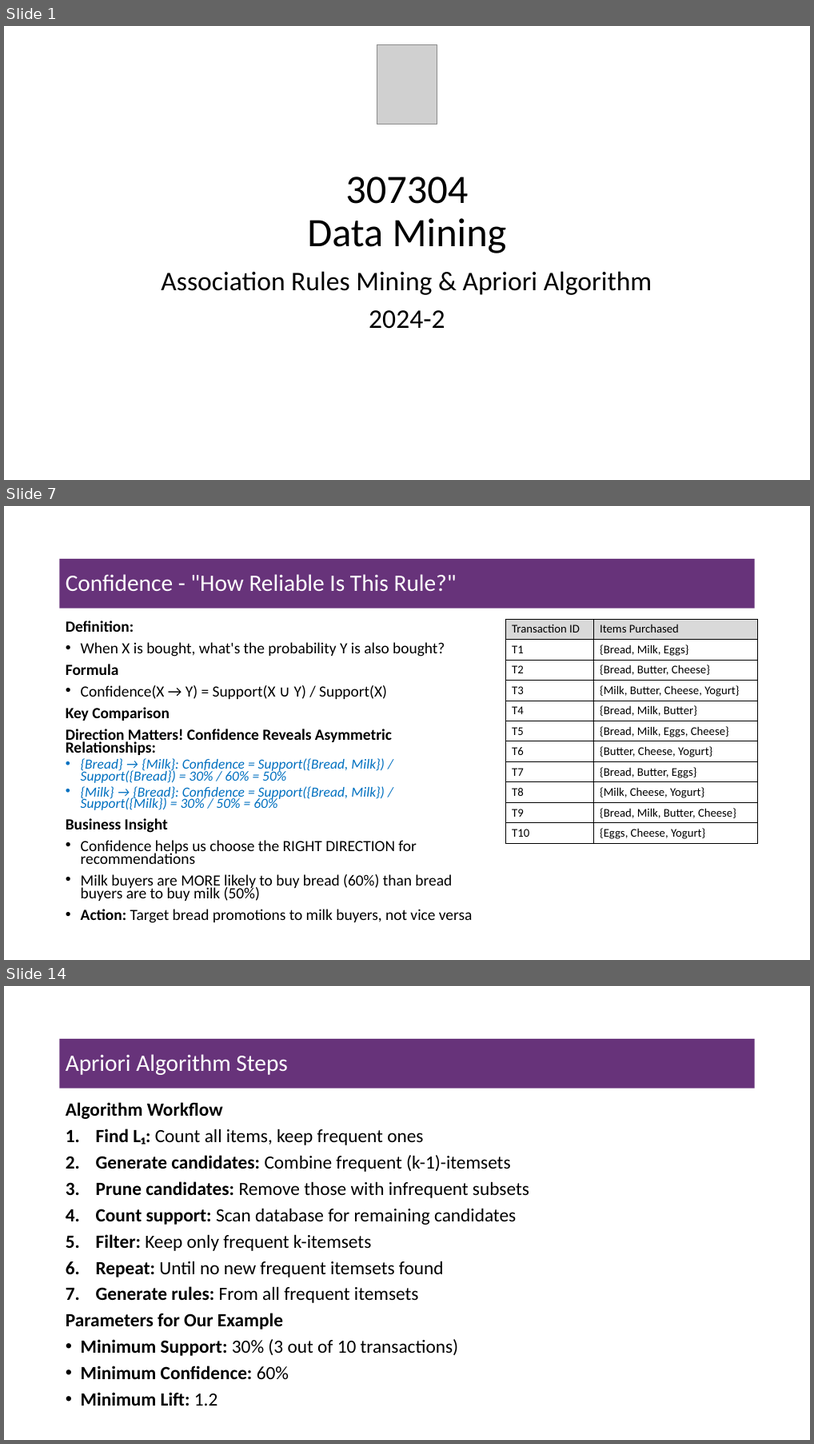
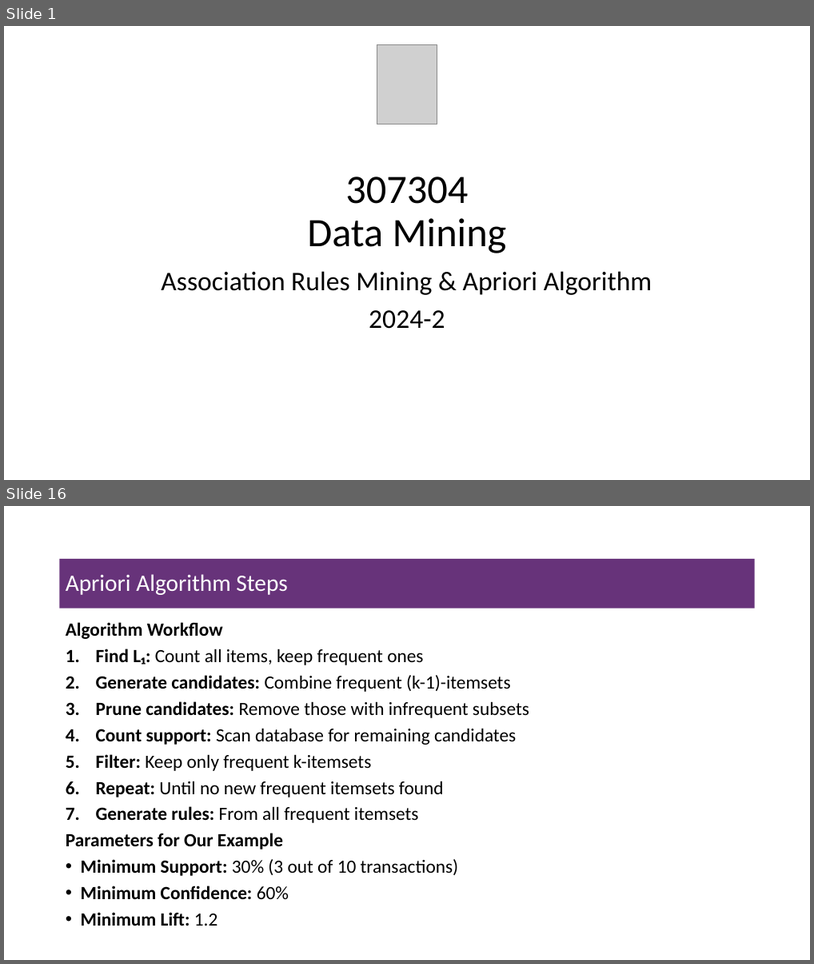
Before and after one commit to msfasha/307304-Data-Mining, a slide deck: 20242/Part 4-Associatin Rules Mining/beta/4-1-association_rules_mining.pptx. Shown one above the other, each under a label of ours: slides 1, 7 and 14 before the commit, slides 1 and 16 after it; the slides between them are not shown. The pictures are 814x1444 and 814x964 pixels, drawn with LibreOffice and Linux fonts; fonts in the diff are those of the drawing; grey boxes stand for pictures; background and template pictures are left out. Boxes give left, top, right and bottom in pixels: in the first picture for what was removed or moved away, otherwise in the second. Text is boxed around its words. In the diff, an @@ line names an element or a change of style, - is before the commit and + after.

```diff
--- a/20242/Part 4-Associatin Rules Mining/beta/4-1-association_rules_mining.pptx
+++ b/20242/Part 4-Associatin Rules Mining/beta/4-1-association_rules_mining.pptx
@@ slide 7 removed at bbox=[4, 506, 810, 960], background #FFFFFF @@
@@ title removed at bbox=[60, 559, 755, 608] @@
-Confidence - "How Reliable Is This Rule?"
@@ text removed at bbox=[66, 620, 473, 923] @@
-Definition:
-• When X is bought, what's the probability Y is also bought?
-Formula
-• Confidence(X → Y) = Support(X ∪ Y) / Support(X)
-Key Comparison
-Direction Matters! Confidence Reveals Asymmetric Relationships:
-  • {Bread} → {Milk}: Confidence = Support({Bread, Milk}) / Support({Bread}) = 30% / 60% = 50%
-  • {Milk} → {Bread}: Confidence = Support({Bread, Milk}) / Support({Milk}) = 30% / 50% = 60%
-Business Insight
-• Confidence helps us choose the RIGHT DIRECTION for recommendations
-• Milk buyers are MORE likely to buy bread (60%) than bread buyers are to buy milk (50%)
-• Action: Target bread promotions to milk buyers, not vice versa
@@ table removed at bbox=[506, 619, 758, 842], 11 rows, 2 columns @@
-Transaction ID | Items Purchased
-T1 | {Bread, Milk, Eggs}
-T2 | {Bread, Butter, Cheese}
-T3 | {Milk, Butter, Cheese, Yogurt}
-T4 | {Bread, Milk, Butter}
-T5 | {Bread, Milk, Eggs, Cheese}
-T6 | {Butter, Cheese, Yogurt}
-T7 | {Bread, Butter, Eggs}
-T8 | {Milk, Cheese, Yogurt}
-T9 | {Bread, Milk, Butter, Cheese}
-T10 | {Eggs, Cheese, Yogurt}
@@ what was slide 14 is now slide 16 @@
```
Also in this commit, not shown: 8 slides changed, 9 slides added, 6 other slides removed.
